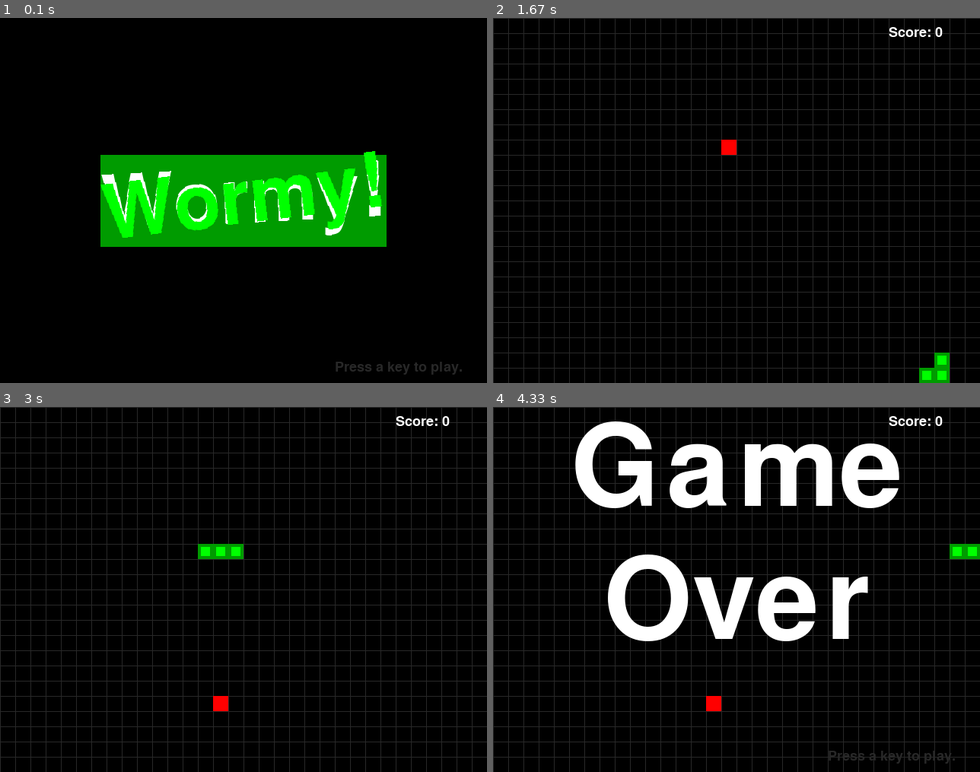
Above: before the commit, frames 1-4 (two rows, left to right).
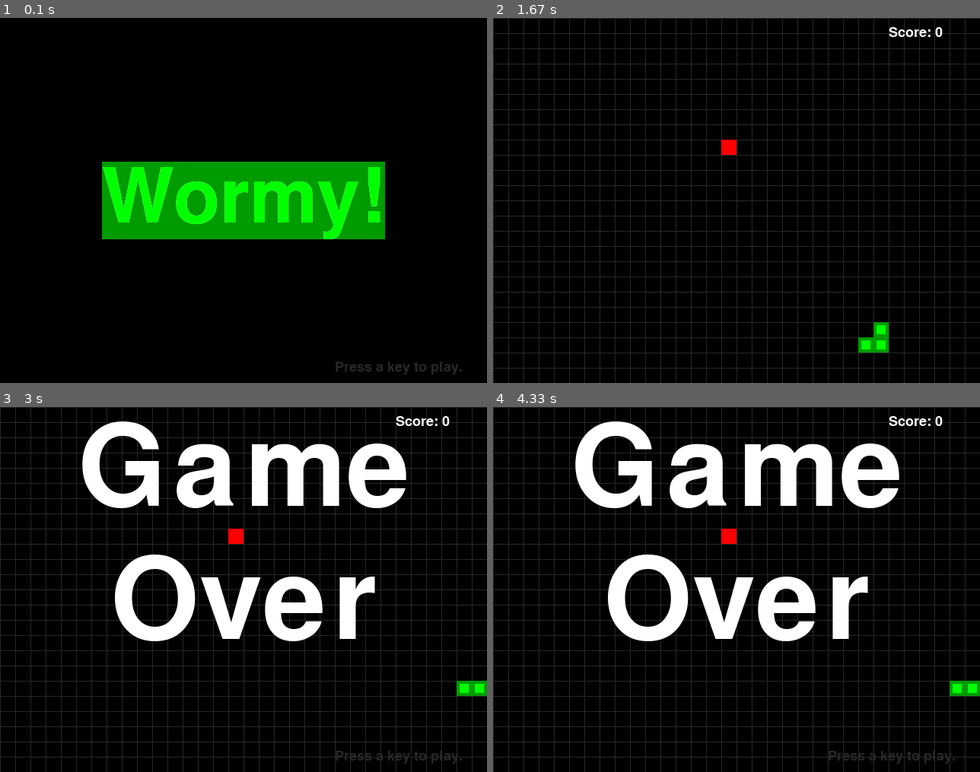
Above: after the commit, the same moments.

Repository: colgoo21/AWESOMENESS
Game: pygame game, started from Alan- Unit 6 code.py
Same seed, same stepped clock (60 frames per second), same inputs: the game is played once before the commit and once after it.
Inputs:
- Up to frame 1 (0.1 s): no input
- Up to frame 2 (1.67 s): tap Enter at 0.33 s; tap S at 0.67 s; hold Right 1.07-1.53 s; hold Up from 1.57 s (still down)
- Up to frame 3 (3 s): release Up at 1.87 s; hold Right 1.9-2.37 s; hold Left 2.4-2.93 s
- Up to frame 4 (4.33 s): no input

The runs differ from the first frame. In frame 1, 5.5% of the frame differs, in the area x 20-80%, y 36-63%; in frame 2, 0.8%; in frame 3, 13%, in the area x 16-100%, y 3-98%; in frame 4, 0.8%.

Commit message:
chelsea is the best

Diff:
--- a/Alan- Unit 6 code.py
+++ b/Alan- Unit 6 code.py
@@ -6,7 +6,7 @@
 import random, pygame, sys
 from pygame.locals import *
 
-FPS = 15
+FPS = 10
 WINDOWWIDTH = 640
 WINDOWHEIGHT = 480
 CELLSIZE = 20
--- /dev/null
+++ b/Cole_Demo.py
@@ -0,0 +1,37 @@
+import pygame, sys
+from pygame.locals import *
+
+pygame.init()
+
+DISPLAYSURF = pygame.display.set_mode((500, 400), 0, 32)
+pygame.display.set_caption("Drawing")
+
+BLACK = (0, 0, 0)
+WHITE = (255, 255, 255)
+RED = (255, 0, 0)
+GREEN = (0, 255, 0)
+BLUE = (0, 0, 255)
+
+DISPLAYSURF.fill(WHITE)
+pygame.draw.polygon(DISPLAYSURF, GREEN, ((146, 0), (291, 106), (236, 277), (56, 277), (0, 106)))
+pygame.draw.line(DISPLAYSURF, BLUE, (60, 60), (120, 60), 4)
+pygame.draw.line(DISPLAYSURF, BLUE, (120, 60), (60, 120))
+pygame.draw.line(DISPLAYSURF,BLUE,(60, 120), (120, 120),4)
+pygame.draw.circle(DISPLAYSURF,BLUE,(300, 50), 20, 0)
+pygame.draw.ellipse(DISPLAYSURF,RED,(300,250,40,80),4)
+pygame.draw.rect(DISPLAYSURF,RED,(200,150,100,50),4)
+
+pixObj = pygame.PixelArray(DISPLAYSURF)
+pixObj[480][380] = BLACK
+pixObj[482][382] = BLACK
+pixObj[484][384] = BLACK
+pixObj[486][386] = BLACK
+pixObj[488][388] = BLACK
+del pixObj
+
+while True:
+  for event in pygame.event.get():
+    if event.type == QUIT:
+        pygame.quit()
+        sys.exit()
+    pygame.display.update()
--- /dev/null
+++ b/Cole_Demo2.py
@@ -0,0 +1,45 @@
+import pygame, sys
+from pygame.locals import *
+
+pygame.init()
+
+FPS = 30 # frames per second setting
+fpsClock = pygame.time.Clock()
+
+# set up the window
+DISPLAYSURF = pygame.display.set_mode((400, 300), 0, 32)
+pygame.display.set_caption('Animation')
+
+WHITE = (255, 255, 255)
+catImg = pygame.image.load('cat.png')
+catx = 10
+caty = 10
+direction = 'right'
+
+while True: # the main game loop
+    DISPLAYSURF.fill(WHITE)
+
+    if direction == 'right':
+        catx += 5
+        if catx == 280:
+            direction = 'down'
+    elif direction == 'down':
+        caty += 5
+        if caty == 220:
+            direction = 'left'
+    elif direction == 'left':
+        catx -= 5
+        if catx == 10:
+            direction = 'up'
+    elif direction == 'up':
+        caty -= 5
+        if caty == 10:
+            direction = 'right'
+    DISPLAYSURF.blit(catImg, (catx, caty))
+    for event in pygame.event.get():
+        if event.type == QUIT:
+            pygame.quit()
+            sys.exit()
+
+    pygame.display.update()
+    fpsClock.tick(FPS)
--- /dev/null
+++ b/Cole_Demo3.py
@@ -0,0 +1,59 @@
+import pygame
+
+pygame.init()
+
+window = pygame.display.set_mode((800, 600))
+
+pygame.display.set_caption("SPACE INVADERS BETA")
+
+black = (0, 0, 0)
+white = (255, 255, 255)
+
+
+
+moveX, moveY = 0, 0
+
+clock = pygame.time.Clock()
+
+class Sprite:
+    def __init__(self, x, y):
+        self.x = x
+        self.y = y
+        self.width = 50
+        self.height = 50
+
+    def render(self):
+        pygame.draw.rect(window, white, (self.x, self.y, self.width, self.height))
+
+player = Sprite(100, 150)
+
+gameloop = True
+while gameloop:
+    for event in pygame.event.get():
+        if event.type == pygame.QUIT:
+            gameloop = False
+        if event.type == pygame.KEYDOWN:
+            if event.key == pygame.K_LEFT:
+                moveX = -5
+            if event.key == pygame.K_RIGHT:
+                moveX = 5
+            if event.key == pygame.K_UP:
+                moveY = -5
+            if event.key == pygame.K_DOWN:
+                moveY = 5
+        if event.type == pygame.KEYUP:
+            if event.key == pygame.K_LEFT:
+                moveX = 0
+            if event.key == pygame.K_RIGHT:
+                moveX = 0
+            if event.key == pygame.K_UP:
+                moveY = 0
+            if event.key == pygame.K_DOWN:
+                moveY = 0
+    window.fill(black)
+    player.x += moveX
+    player.y += moveY
+    player.render()
+    clock.tick(50)
+    pygame.display.flip()
+pygame.quit()
